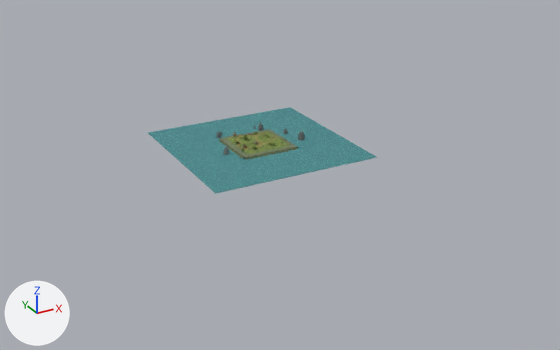
Before and after pictures for a commit that changed the Blender file Blender/Bellwake/Wrenfall.blend.
Camera for both pictures: a 50 mm camera at (-697.0, -1364.0, 596.0) aimed at (27.0, -48.0, -62.0). Every picture has the same lights, and +X, +Y and +Z are marked at lower left. The picture after the commit comes second.

Names of what the first picture shows: 'Open tidal water', 'Unbroken salt-grass headland' and 4 more.
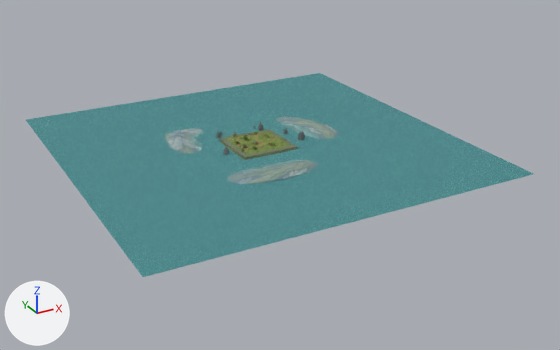
Location of each change, [x1, y1, x2, y2] in pixels of the pictures (560 x 350 px):
'Outer harbour water', added (cyan): after [26, 73, 533, 277]
'Valley floor, shoulders and far crest', added: after [165, 116, 339, 184]

What changed in the scene script:
```text
Add img_countrybeyond_png:
    img_countrybeyond_png = load_image('CountryBeyond.png', '_unpacked/CountryBeyond.png', 512, 256, 'sRGB')
Add mat_countrybeyond:
    mat_countrybeyond = principled_material('CountryBeyond')
    mat_countrybeyond.texture = img_countrybeyond_png
    mat_countrybeyond.roughness = 0.95
Add me_valley_floor__shoulders_and_far_crest:
    me_valley_floor__shoulders_and_far_crest.from_pydata(...)  # 1680 vertices, 1440 faces; spans x -173.0..192.0, y -186.0..186.0, z -6.0..8.0
    me_valley_floor__shoulders_and_far_crest.materials.append(mat_countrybeyond)  # picture img_countrybeyond_png
Add me_outer_harbour_water:
    me_outer_harbour_water.from_pydata(...)  # 8 vertices, 4 faces; spans x -396.0..396.0, y -396.0..396.0, z -4.0
    me_outer_harbour_water.materials.append(mat_water)  # picture img_water_png
Add ob_valley_floor__shoulders_and_far_crest:
    ob_valley_floor__shoulders_and_far_crest = bpy.data.objects.new('Valley floor, shoulders and far crest', me_valley_floor__shoulders_and_far_crest)
    ob_valley_floor__shoulders_and_far_crest.location = (0.0, 0.0, 0.0)
Add ob_outer_harbour_water:
    ob_outer_harbour_water = bpy.data.objects.new('Outer harbour water', me_outer_harbour_water)
    ob_outer_harbour_water.location = (0.0, 0.0, 0.0)
```
